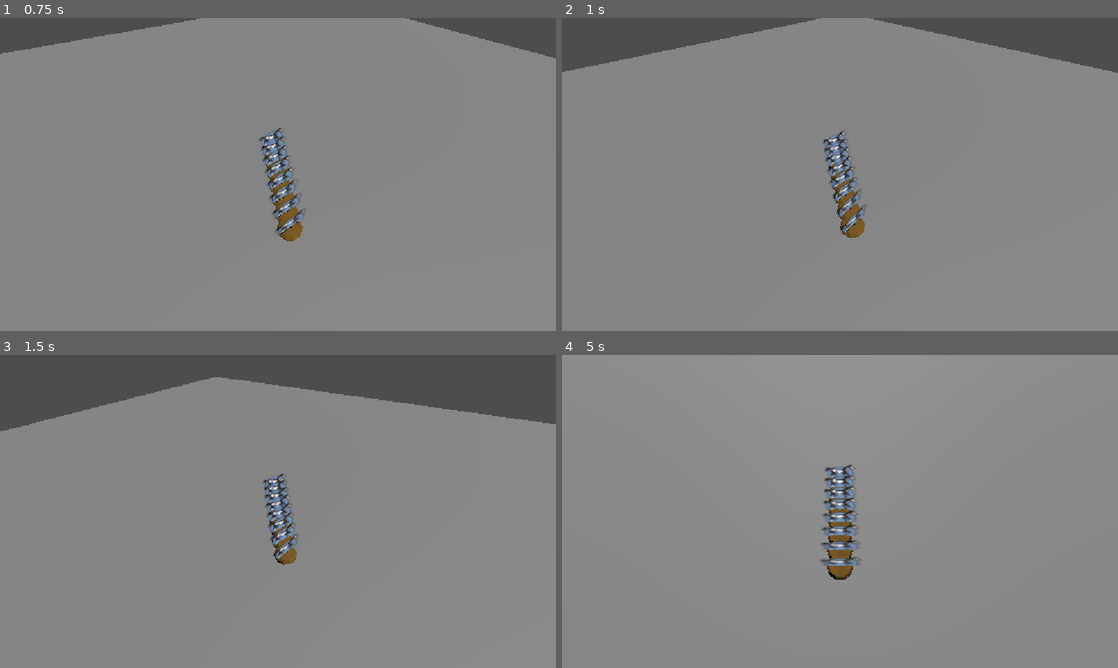
Above: before the commit, frames 1-4 (two rows, left to right).
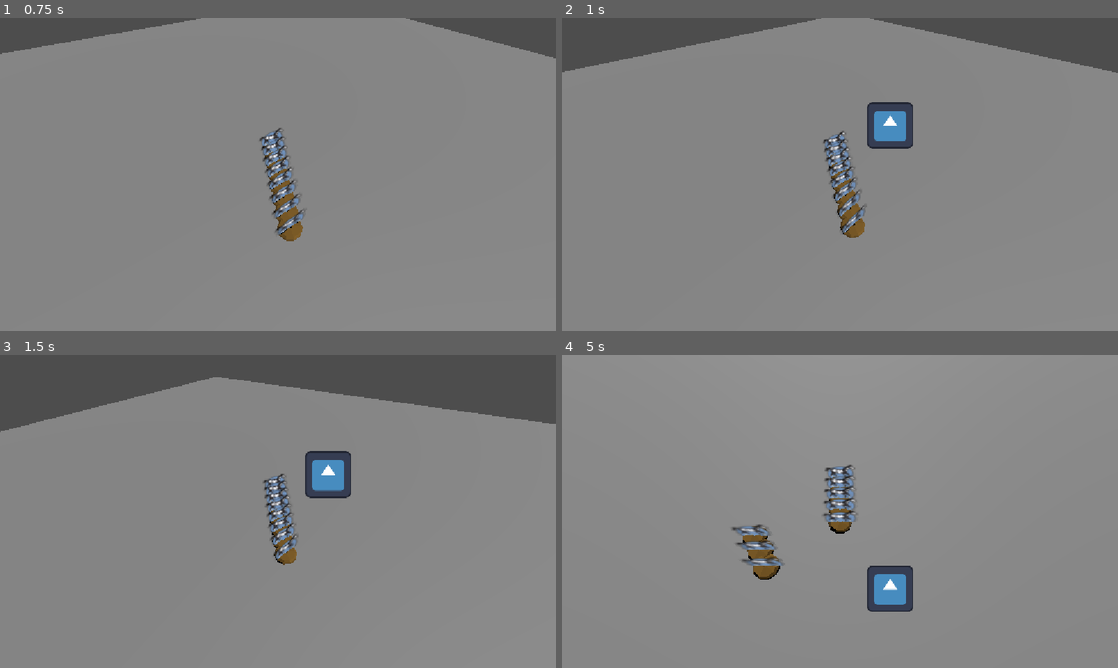
Above: after the commit, the same moments.

Repository: andremataassis/NoponyWins
Game: Godot game, scene res://Scenes/main_scene.tscn
Two runs of this game, one before a commit and one after it. Both use one fixed random seed, a clock stepped at 60 frames per second and the inputs below. The engine's default icon, where the game draws it, is replaced by a stand-in: a white triangle on a blue panel in a dark square.
Inputs:
- Up to frame 1 (0.75 s): tap V (airhorn, bound only after the commit) at 0.6 s
- Up to frame 2 (1 s): tap Z (bomb, bound only after the commit) at 0.8 s
- Up to frame 3 (1.5 s): tap Z (bomb, bound only after the commit) at 1.35 s
- Up to frame 4 (5 s): tap A (confirm, bound only after the commit) at 1.55, 2.1 s; tap X (jetpack, bound only after the commit) at 2.3, 2.85 s; tap C (portal, bound only after the commit) at 3.05, 3.6 s; tap V (airhorn, bound only after the commit) at 3.8, 4.35 s; tap Z (bomb, bound only after the commit) at 4.55 s

Frame 1 is identical in both runs. In frame 2, 1.2% of the frame differs, in the area x 54-64%, y 26-42%; in frame 3, 1.2%; in frame 4, 2.9%, in the area x 30-64%, y 54-82%.

Commit message:
Crosshair Added

Diff:
--- /dev/null
+++ b/no-pony-wins/Scenes/UI.tscn
@@ -0,0 +1,3 @@
+[gd_scene format=3 uid="uid://dtge7gr2tsuum"]
+
+[node name="Ui" type="Node2D" unique_id=306207390]
--- /dev/null
+++ b/no-pony-wins/Scenes/crosshair.tscn
@@ -0,0 +1,12 @@
+[gd_scene format=3 uid="uid://ctxwinfr06la4"]
+
+[ext_resource type="Script" uid="uid://bk365cu586f5g" path="res://Scripts/crosshair.gd" id="1_otoyv"]
+[ext_resource type="Texture2D" uid="uid://ebmtvlq4jr5c" path="res://icon.svg" id="2_aia6a"]
+
+[node name="Crosshair" type="Node2D" unique_id=961195152]
+position = Vector2(680, 300)
+script = ExtResource("1_otoyv")
+
+[node name="Sprite2D" type="Sprite2D" parent="." unique_id=882457772]
+scale = Vector2(0.75, 0.75)
+texture = ExtResource("2_aia6a")
--- a/no-pony-wins/Scenes/main_scene.tscn
+++ b/no-pony-wins/Scenes/main_scene.tscn
@@ -1,13 +1,17 @@
 [gd_scene format=3 uid="uid://p6y218jucqe3"]
 
 [ext_resource type="Script" uid="uid://dblstm862mruk" path="res://Scripts/horse_spawner.gd" id="1_52fb6"]
+[ext_resource type="Script" uid="uid://bg5s7mv8i56dy" path="res://Scripts/race.gd" id="1_iacmt"]
 [ext_resource type="Script" uid="uid://fbp8bsrv5p8r" path="res://Scripts/camera_movement.gd" id="1_jv6wh"]
 [ext_resource type="PackedScene" uid="uid://ccei4waql30d3" path="res://Scenes/horse_tracks.tscn" id="2_6l7je"]
+[ext_resource type="PackedScene" uid="uid://dtge7gr2tsuum" path="res://Scenes/UI.tscn" id="4_x6ack"]
+[ext_resource type="Script" uid="uid://chqw76adblo3t" path="res://Scripts/crosshair_spawner.gd" id="6_6ev3c"]
 
 [sub_resource type="PlaneMesh" id="PlaneMesh_g4v7s"]
 size = Vector2(50, 50)
 
 [node name="MainScene" type="Node3D" unique_id=564690262]
+script = ExtResource("1_iacmt")
 
 [node name="Camera3D" type="Camera3D" parent="." unique_id=1286310594]
 transform = Transform3D(1, 0, 0, 0, 0.49999994, 0.8660254, 0, -0.8660254, 0.49999994, 0, 6, 0)
@@ -25,3 +29,8 @@
 transform = Transform3D(1, 0, 0, 0, 0.600555, 0.79958344, 0, -0.79958344, 0.600555, 0, 3.365532, 0)
 
 [node name="HorseTracks" parent="." unique_id=1602493002 instance=ExtResource("2_6l7je")]
+
+[node name="CanvasLayer" type="CanvasLayer" parent="." unique_id=633935078]
+
+[node name="Ui" parent="CanvasLayer" unique_id=306207390 instance=ExtResource("4_x6ack")]
+script = ExtResource("6_6ev3c")
--- /dev/null
+++ b/no-pony-wins/Scripts/crosshair.gd
@@ -0,0 +1,61 @@
+extends Node2D
+
+@onready var crosshair: Node2D = $"."
+@onready var horse_tracks: Node3D = $"../../../HorseTracks"
+var power: String
+var start_y: float
+
+# Called when the node enters the scene tree for the first time.
+func _ready() -> void:
+	crosshair.hide()
+	start_y = position.y
+	power = "bomb"
+
+func crosshair_enable(input: String) -> void:
+	crosshair.show()
+	power = input
+
+# Called every frame. 'delta' is the elapsed time since the previous frame.
+func _process(_delta: float) -> void:
+	# crosshair movement
+	var time = Time.get_ticks_msec() / 10
+	position.y = start_y + sin(time) * 150 + 50
+
+	# map position.y to horse number
+	var target = (position.y - 150) * 7 / 300 - 1
+
+	# attack!!
+	if power != "":
+		if Input.is_action_just_pressed("confirm") && crosshair.visible:
+			print (round(target))
+			_attack(round(target))
+
+func _attack(horse: int) -> void:
+	# get all horses affected
+	var targets = [-1, horse, -1]
+	if horse - 1 >= 0:
+		targets[0] = horse - 1
+	if horse + 1 <= 7:
+		targets[2] = horse + 1
+
+	for target in targets:
+		# horse DNE
+		if (target == -1):
+			continue
+
+		match (power):
+			"bomb":
+				horse_tracks.get_child(target).get_child(0).bomb()
+			"jetpack":
+				horse_tracks.get_child(target).get_child(0).jetpack()
+			"portal":
+				pass
+			"airhorn":
+				pass
+
+	await get_tree().create_timer(1.0).timeout
+
+	for target in targets:
+		horse_tracks.get_child(target).get_child(0).reset_speed()
+
+	crosshair.hide()
--- /dev/null
+++ b/no-pony-wins/Scripts/crosshair_spawner.gd
@@ -0,0 +1,13 @@
+extends Node2D
+
+const CROSSHAIR = preload("uid://ctxwinfr06la4")
+
+# Called when the node enters the scene tree for the first time.
+func _ready() -> void:
+	var crosshair_instance = CROSSHAIR.instantiate()
+	add_child(crosshair_instance)
+
+
+# Called every frame. 'delta' is the elapsed time since the previous frame.
+func _process(_delta: float) -> void:
+	pass
--- a/no-pony-wins/Scripts/horse_movement.gd
+++ b/no-pony-wins/Scripts/horse_movement.gd
@@ -14,13 +14,10 @@
 
 # these guys are called from the crosshair script (to be added)
 func bomb() -> void:
-	move_speed = 0.001
-
-func end_bomb() -> void:
-	move_speed = 0.1
+	move_speed = 0.01
 
 func jetpack() -> void:
 	move_speed = 1.0
 
-func end_jetpack() -> void:
-	move_speed = .01
+func reset_speed() -> void:
+	move_speed = 0.1
--- a/no-pony-wins/Scripts/race.gd
+++ b/no-pony-wins/Scripts/race.gd
@@ -2,6 +2,7 @@
 
 @onready var camera: Camera3D = $Camera3D
 @onready var horse_tracks: Node3D = $HorseTracks
+@onready var ui: Node2D = $CanvasLayer/Ui
 
 # handle all race stuff here
 # specifically, i'm thinking:
@@ -17,5 +18,25 @@
 	pass
 
 # Called every frame. 'delta' is the elapsed time since the previous frame.
-func _process(delta: float) -> void:
-	pass
+func _process(_delta: float) -> void:
+	var meter = 1.0
+	if meter < 1.0:
+		meter += 0.1
+
+	if Input.is_action_just_pressed("bomb") && meter == 1.0:
+		print ("bombed!")
+		ui.get_child(0).crosshair_enable("bomb") # FIX get_child(0) param to playerNum
+		meter = 0.0
+
+	if Input.is_action_just_pressed("jetpack") && meter == 1.0:
+		print("Nyoooooom")
+		ui.get_child(0).crosshair_enable("jetpack")
+		meter = 0.0
+
+	if Input.is_action_just_pressed("portal") && meter == 1.0:
+		print("The cake is a lie")
+		meter = 0.0
+
+	if Input.is_action_just_pressed("airhorn") && meter == 1.0:
+		print("FWOOOOOOOOO")
+		meter = 0.0
--- a/no-pony-wins/project.godot
+++ b/no-pony-wins/project.godot
@@ -20,6 +20,34 @@
 window/stretch/mode="canvas_items"
 window/stretch/aspect="expand"
 
+[input]
+
+bomb={
+"deadzone": 0.2,
+"events": [Object(InputEventKey,"resource_local_to_scene":false,"resource_name":"","device":-1,"window_id":0,"alt_pressed":false,"shift_pressed":false,"ctrl_pressed":false,"meta_pressed":false,"pressed":false,"keycode":0,"physical_keycode":90,"key_label":0,"unicode":122,"location":0,"echo":false,"script":null)
+]
+}
+jetpack={
+"deadzone": 0.2,
+"events": [Object(InputEventKey,"resource_local_to_scene":false,"resource_name":"","device":-1,"window_id":0,"alt_pressed":false,"shift_pressed":false,"ctrl_pressed":false,"meta_pressed":false,"pressed":false,"keycode":0,"physical_keycode":88,"key_label":0,"unicode":120,"location":0,"echo":false,"script":null)
+]
+}
+portal={
+"deadzone": 0.2,
+"events": [Object(InputEventKey,"resource_local_to_scene":false,"resource_name":"","device":-1,"window_id":0,"alt_pressed":false,"shift_pressed":false,"ctrl_pressed":false,"meta_pressed":false,"pressed":false,"keycode":0,"physical_keycode":67,"key_label":0,"unicode":99,"location":0,"echo":false,"script":null)
+]
+}
+airhorn={
+"deadzone": 0.2,
+"events": [Object(InputEventKey,"resource_local_to_scene":false,"resource_name":"","device":-1,"window_id":0,"alt_pressed":false,"shift_pressed":false,"ctrl_pressed":false,"meta_pressed":false,"pressed":false,"keycode":0,"physical_keycode":86,"key_label":0,"unicode":118,"location":0,"echo":false,"script":null)
+]
+}
+confirm={
+"deadzone": 0.2,
+"events": [Object(InputEventKey,"resource_local_to_scene":false,"resource_name":"","device":-1,"window_id":0,"alt_pressed":false,"shift_pressed":false,"ctrl_pressed":false,"meta_pressed":false,"pressed":false,"keycode":0,"physical_keycode":65,"key_label":0,"unicode":97,"location":0,"echo":false,"script":null)
+]
+}
+
 [physics]
 
 3d/physics_engine="Jolt Physics"
Not shown, added: no-pony-wins/Scripts/crosshair.gd.uid
Not shown, added: no-pony-wins/Scripts/crosshair_spawner.gd.uid
